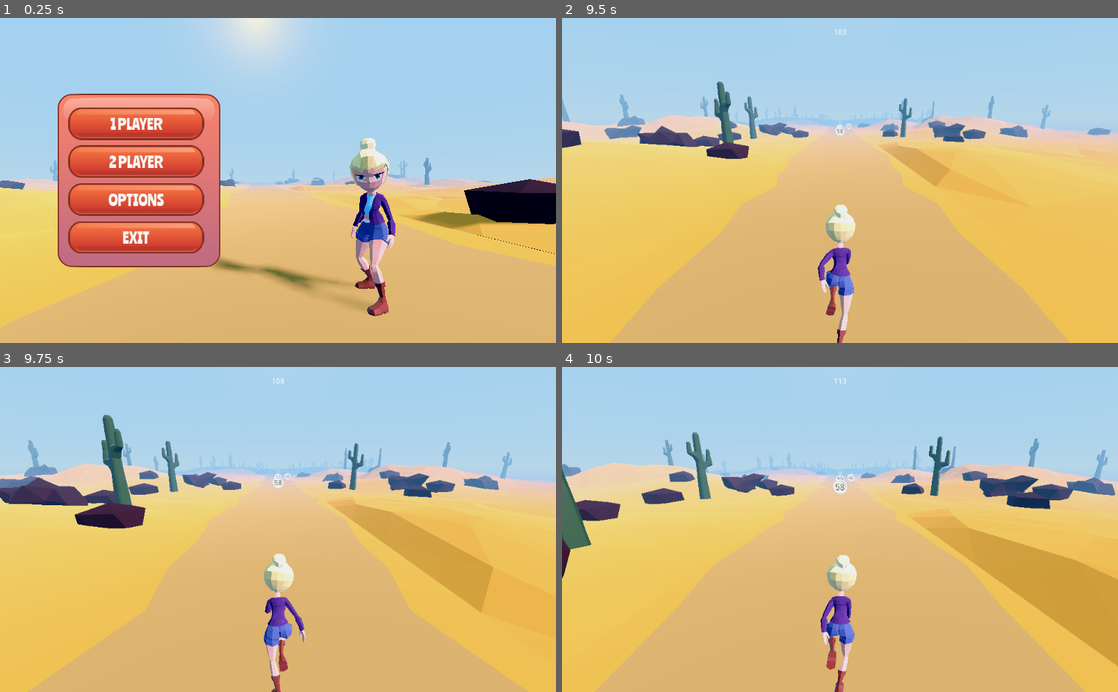
Above: before the commit, frames 1-4 (two rows, left to right).
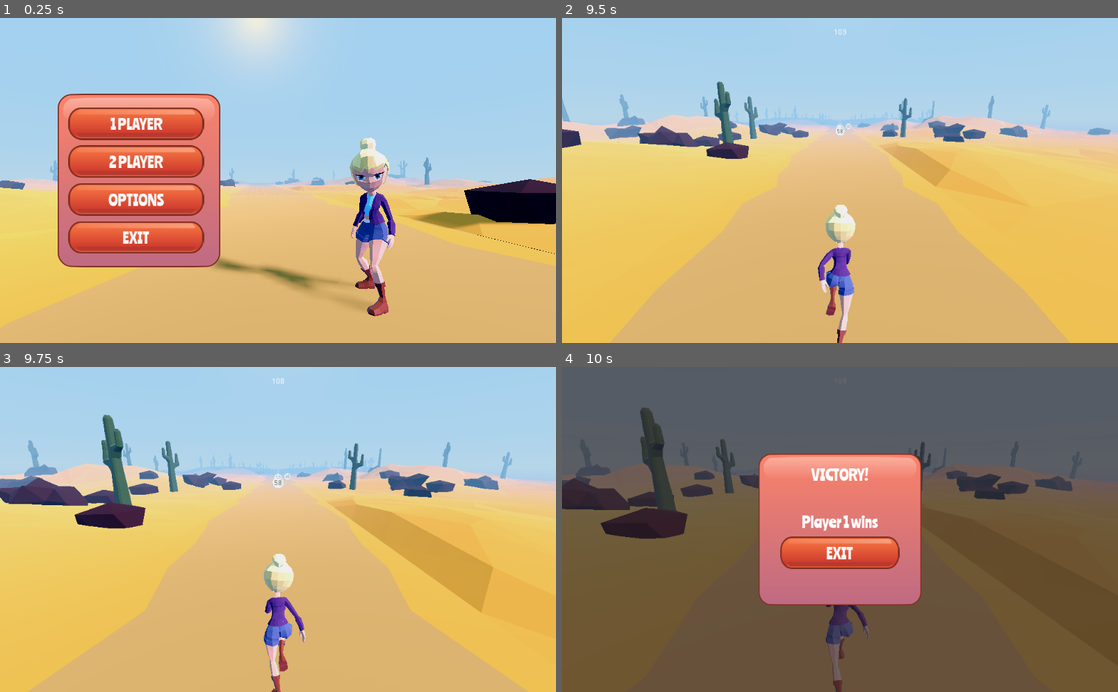
Above: after the commit, the same moments.

Repository: rans0000/math-runner
Game: Godot game, scene res://ui/MainMenu/HomeScreen.tscn
Two runs of this game, one before a commit and one after it. Both use one fixed random seed, a clock stepped at 60 frames per second and the inputs below.
Inputs:
- Up to frame 1 (0.25 s): no input
- Up to frame 2 (9.5 s): click "1 PLAYER" at 0.5 s; click "1 PLAYER" at 1.25 s; click "PLAY" at 2 s
- Up to frame 3 (9.75 s): no input
- Up to frame 4 (10 s): no input

Frames 1-3 are identical in both runs. In frame 4, 100% of the frame differs, in the area x 0-100%, y 0-100%.

Commit message:
add victory dialog

Diff:
--- a/Environment/World/World.gd
+++ b/Environment/World/World.gd
@@ -8,6 +8,7 @@
 var finish_line_created = false
 
 onready var pause_menu = $PauseMenu
+onready var victory_menu = $VictoryMenu
 onready var Global = get_node("/root/Global")
 onready var desert_scene = preload("res://Environment/Desert/Desert.tscn")
 onready var player_scene = preload("res://Player/Player.tscn")
@@ -27,6 +28,7 @@
 
 func reset_game():
 	pause_menu.visible = false
+	victory_menu.visible = false
 	get_tree().paused = false
 	winning_player = ""
 	finish_line_created = false
@@ -98,5 +100,7 @@
 
 
 func on_player_wins(player_id):
-	#show victory dialog
-	pass
+	if winning_player:
+		pass
+	winning_player = String(player_id + 1)
+	victory_menu.open_victory_dialog(player_id)
--- a/Environment/World/World.tscn
+++ b/Environment/World/World.tscn
@@ -1,7 +1,8 @@
-[gd_scene load_steps=3 format=2]
+[gd_scene load_steps=4 format=2]
 
 [ext_resource path="res://Environment/World/World.gd" type="Script" id=1]
 [ext_resource path="res://ui/PauseMenu/PauseMenu.tscn" type="PackedScene" id=2]
+[ext_resource path="res://ui/VictoryMenu/VictoryMenu.tscn" type="PackedScene" id=3]
 
 [node name="World" type="Spatial"]
 script = ExtResource( 1 )
@@ -24,3 +25,5 @@
 
 [node name="PauseMenu" parent="." instance=ExtResource( 2 )]
 pause_mode = 2
+
+[node name="VictoryMenu" parent="." instance=ExtResource( 3 )]
--- /dev/null
+++ b/ui/VictoryMenu/VictoryMenu.gd
@@ -0,0 +1,26 @@
+extends Control
+
+export (NodePath) var victory_mssg_node
+onready var Global = get_node("/root/Global")
+onready var victory_mssg = get_node(victory_mssg_node)
+
+
+func open_victory_dialog(player_id):
+	victory_mssg.text = "Player " + String(player_id + 1) + " wins"
+	var t = Timer.new()
+	t.wait_time = 0.5
+	t.one_shot = true
+	add_child(t)
+	t.start()
+	yield(t, "timeout")
+	t.queue_free()
+	visible = !visible
+	get_tree().paused = visible
+	pass
+
+
+
+func _on_BtnMainMenu_pressed():
+	visible = false
+	get_tree().paused = false
+	Global.goto_scene("res://ui/MainMenu/HomeScreen.tscn")
--- /dev/null
+++ b/ui/VictoryMenu/VictoryMenu.tscn
@@ -0,0 +1,102 @@
+[gd_scene load_steps=3 format=2]
+
+[ext_resource path="res://ui/Themes/MainTheme/main_theme.tres" type="Theme" id=1]
+[ext_resource path="res://ui/VictoryMenu/VictoryMenu.gd" type="Script" id=2]
+
+[node name="VictoryMenu" type="Control"]
+pause_mode = 2
+anchor_right = 1.0
+anchor_bottom = 1.0
+theme = ExtResource( 1 )
+script = ExtResource( 2 )
+__meta__ = {
+"_edit_use_anchors_": false
+}
+victory_mssg_node = NodePath("MarginContainer/Panel/MarginContainer/VBoxContainer2/VBoxContainer/VictoryMssg")
+
+[node name="ColorRect" type="ColorRect" parent="."]
+anchor_right = 1.0
+anchor_bottom = 1.0
+color = Color( 0.168627, 0.121569, 0.121569, 0.658824 )
+__meta__ = {
+"_edit_use_anchors_": false
+}
+
+[node name="MarginContainer" type="MarginContainer" parent="."]
+anchor_left = 0.5
+anchor_top = 0.5
+anchor_right = 0.5
+anchor_bottom = 0.5
+margin_left = -150.0
+margin_top = -140.0
+margin_right = 150.0
+margin_bottom = 140.0
+__meta__ = {
+"_edit_use_anchors_": false
+}
+
+[node name="Panel" type="Panel" parent="MarginContainer"]
+margin_right = 300.0
+margin_bottom = 280.0
+size_flags_horizontal = 3
+size_flags_vertical = 3
+__meta__ = {
+"_edit_use_anchors_": false
+}
+
+[node name="MarginContainer" type="MarginContainer" parent="MarginContainer/Panel"]
+anchor_right = 1.0
+anchor_bottom = 1.0
+margin_left = 40.0
+margin_top = 20.0
+margin_right = -40.0
+margin_bottom = -20.0
+__meta__ = {
+"_edit_use_anchors_": false
+}
+
+[node name="VBoxContainer2" type="VBoxContainer" parent="MarginContainer/Panel/MarginContainer"]
+margin_right = 220.0
+margin_bottom = 240.0
+__meta__ = {
+"_edit_use_anchors_": false
+}
+
+[node name="Label" type="Label" parent="MarginContainer/Panel/MarginContainer/VBoxContainer2"]
+margin_right = 220.0
+margin_bottom = 36.0
+text = "VICTORY!"
+align = 1
+
+[node name="VBoxContainer" type="VBoxContainer" parent="MarginContainer/Panel/MarginContainer/VBoxContainer2"]
+margin_top = 40.0
+margin_right = 220.0
+margin_bottom = 240.0
+size_flags_horizontal = 3
+size_flags_vertical = 3
+custom_constants/separation = 10
+alignment = 1
+__meta__ = {
+"_edit_use_anchors_": false
+}
+
+[node name="VictoryMssg" type="Label" parent="MarginContainer/Panel/MarginContainer/VBoxContainer2/VBoxContainer"]
+margin_top = 47.0
+margin_right = 220.0
+margin_bottom = 83.0
+text = "Congrats"
+align = 1
+
+[node name="BtnMainMenu" type="Button" parent="MarginContainer/Panel/MarginContainer/VBoxContainer2/VBoxContainer"]
+margin_top = 93.0
+margin_right = 220.0
+margin_bottom = 153.0
+rect_min_size = Vector2( 0, 60 )
+mouse_default_cursor_shape = 2
+size_flags_horizontal = 3
+action_mode = 0
+text = "EXIT"
+__meta__ = {
+"_edit_use_anchors_": false
+}
+[connection signal="pressed" from="MarginContainer/Panel/MarginContainer/VBoxContainer2/VBoxContainer/BtnMainMenu" to="." method="_on_BtnMainMenu_pressed"]
